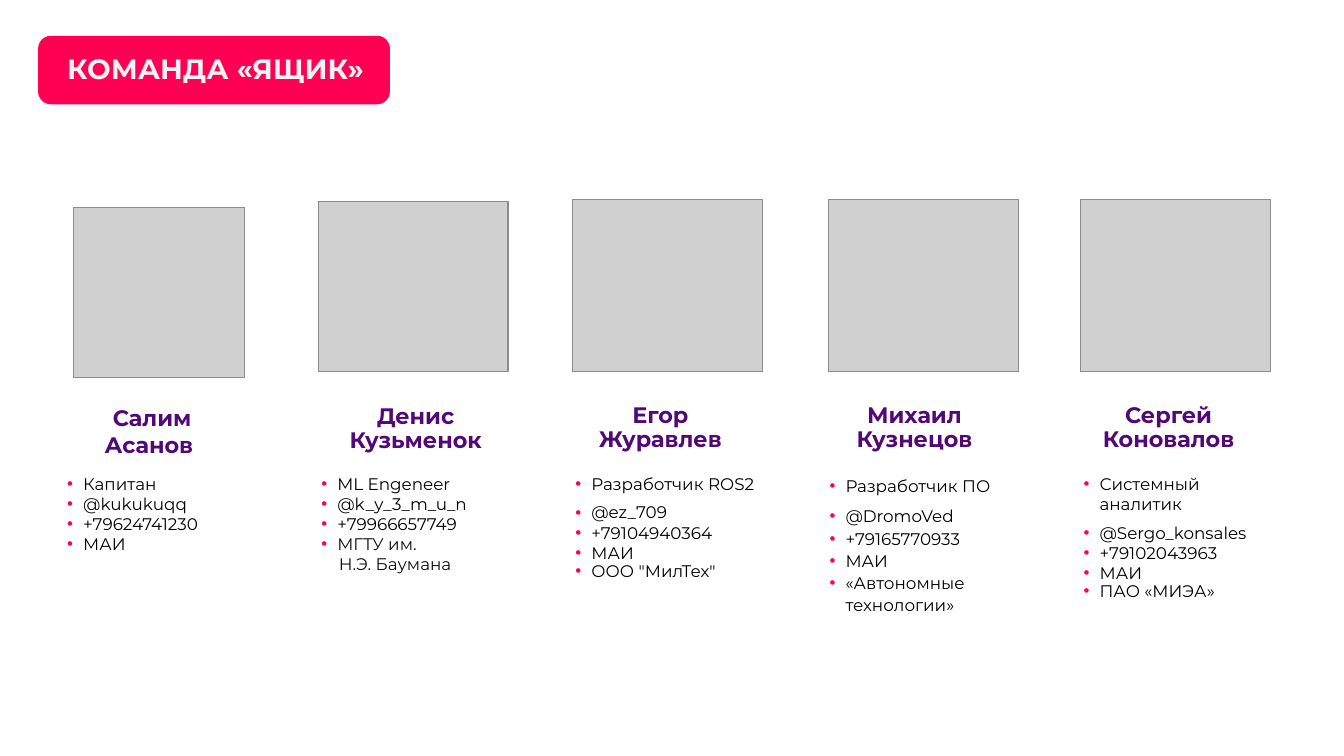
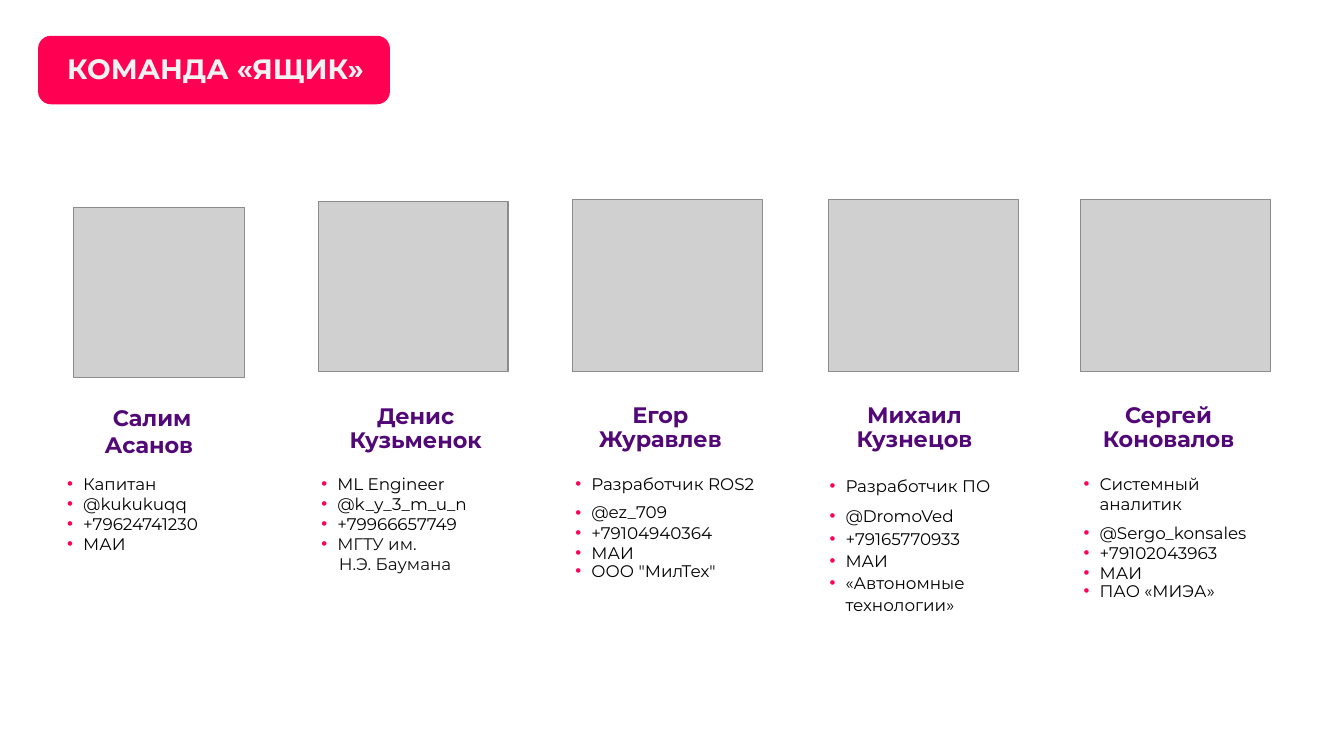
Before and after one commit to WWnotLL/ODSYWA3DL, a slide deck: slide 3 of Presentation/ЛЦТ презентация.pptx. Drawn at 1344x756 pixels with LibreOffice and Linux fonts; fonts in the diff are those of the drawing; grey boxes stand for pictures; background and template pictures are left out. Boxes give left, top, right and bottom in pixels: in the first picture for what was removed or moved away, otherwise in the second. Text is boxed around its words. In the diff, an @@ line names an element or a change of style, - is before the commit and + after.

```diff
--- a/Presentation/ЛЦТ презентация.pptx
+++ b/Presentation/ЛЦТ презентация.pptx
@@ text at box(337, 477, 445, 494): text changed @@
-• ML Engeneer
+• ML Engineer
```
Also in this commit, not shown: 1 other file.
